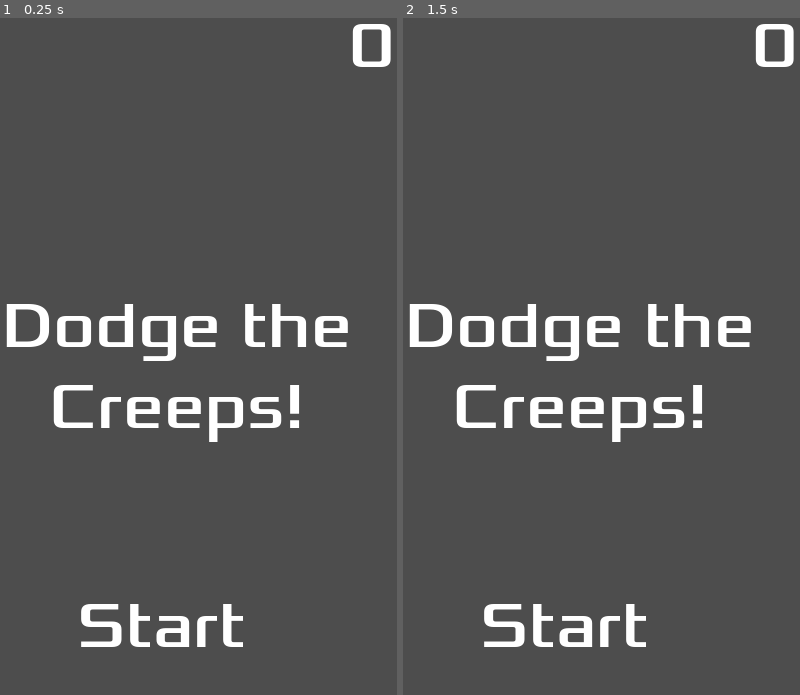
Above: before the commit, frames 1-2 (left to right).
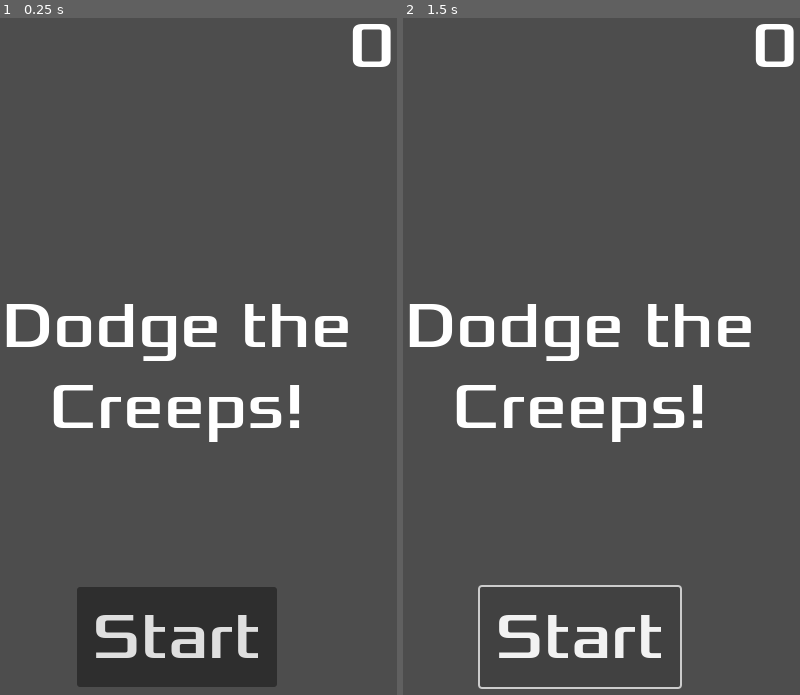
Above: after the commit, the same moments.

Repository: lancelote/dodge-the-creeps-2d
Game: Godot game, scene res://hud.tscn
Same seed, same stepped clock (60 frames per second), same inputs: the game is played once before the commit and once after it. This scene is started directly instead of the project's main scene.
Inputs (mouse positions are in pixels of both pictures, inside the frame that each line leads up to):
- Up to frame 1 (0.25 s): no input
- Up to frame 2 (1.5 s): click (581, 634) at 0.5 s, where only the run after the commit has a clickable "Start"; click (581, 634) at 1.25 s, where only the run after the commit has a clickable "Start"

The runs differ from the first frame. In frame 1, 7.4% of the frame differs, in the area x 19-70%, y 84-99%; in frame 2, 2.2%.

Commit message:
fix start button type

Diff:
--- a/hud.tscn
+++ b/hud.tscn
@@ -38,7 +38,7 @@
 vertical_alignment = 1
 autowrap_mode = 2
 
-[node name="StartButton" type="Label" parent="."]
+[node name="StartButton" type="Button" parent="."]
 anchors_preset = 7
 anchor_left = 0.5
 anchor_top = 1.0
